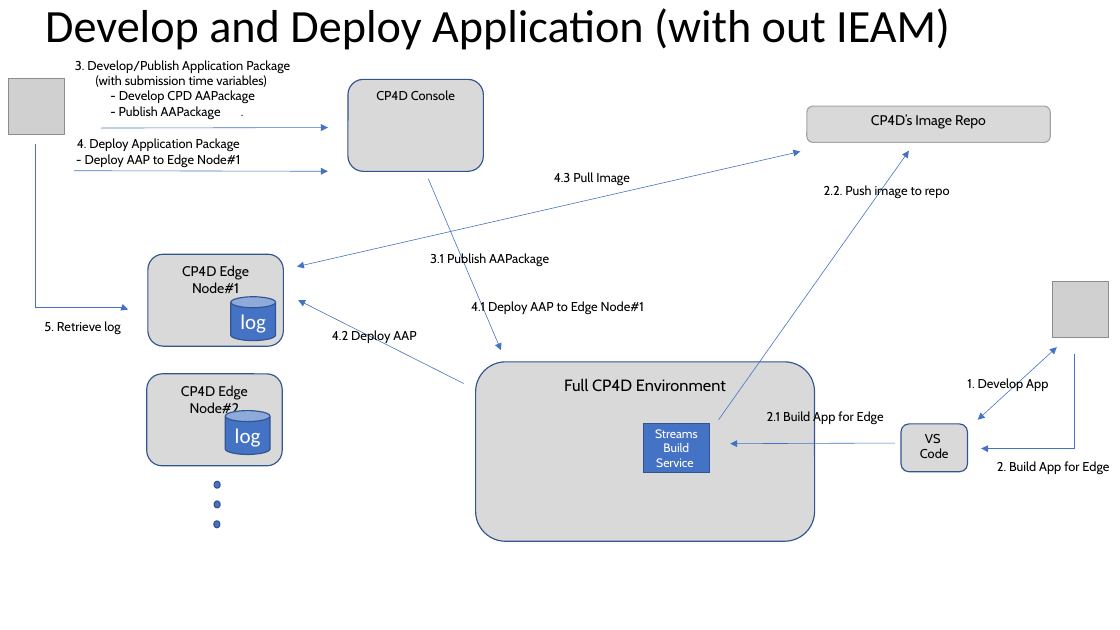
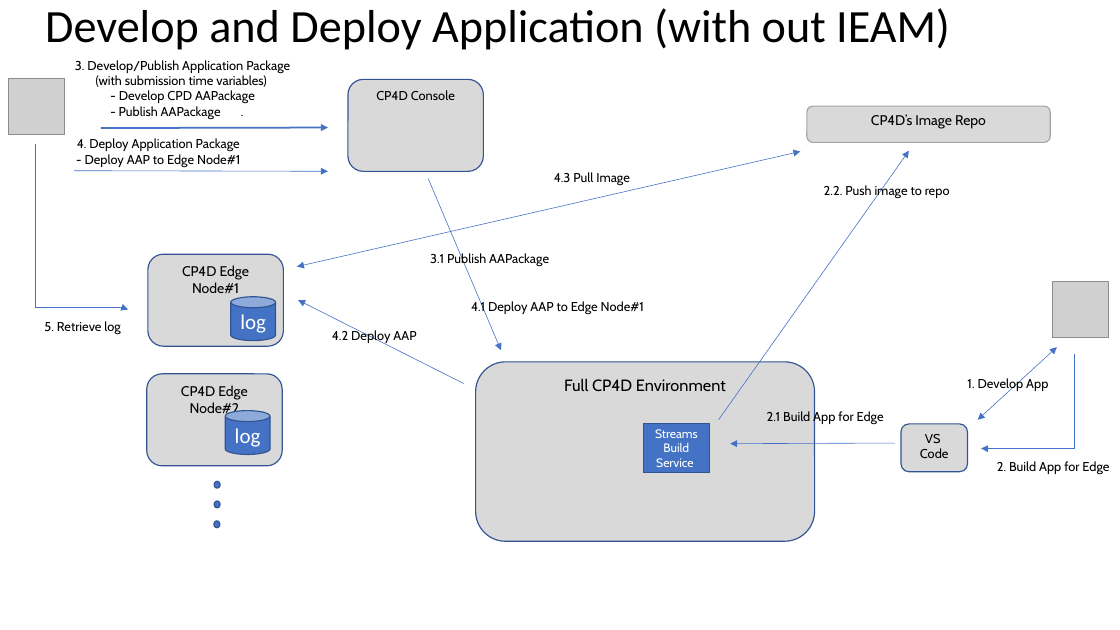
Before and after one commit to IBMStreams/sample.edge-app-control, a slide deck: slide 1 of images/Edge-samples-figures.pptx. Drawn at 1120x630 pixels with LibreOffice and Linux fonts; fonts in the diff are those of the drawing; grey boxes stand for pictures. Boxes give left, top, right and bottom in pixels: in the first picture for what was removed or moved away, otherwise in the second. Text is boxed around its words. In the diff, an @@ line names an element or a change of style, - is before the commit and + after.

```diff
--- a/images/Edge-samples-figures.pptx
+++ b/images/Edge-samples-figures.pptx
@@ arrow (101, 128) - (328, 128): stroke #4472C4 0.5 pt to #4472C4 1.5 pt @@
```
Also in this commit, not shown: 2 other slides changed, 2 other files.
